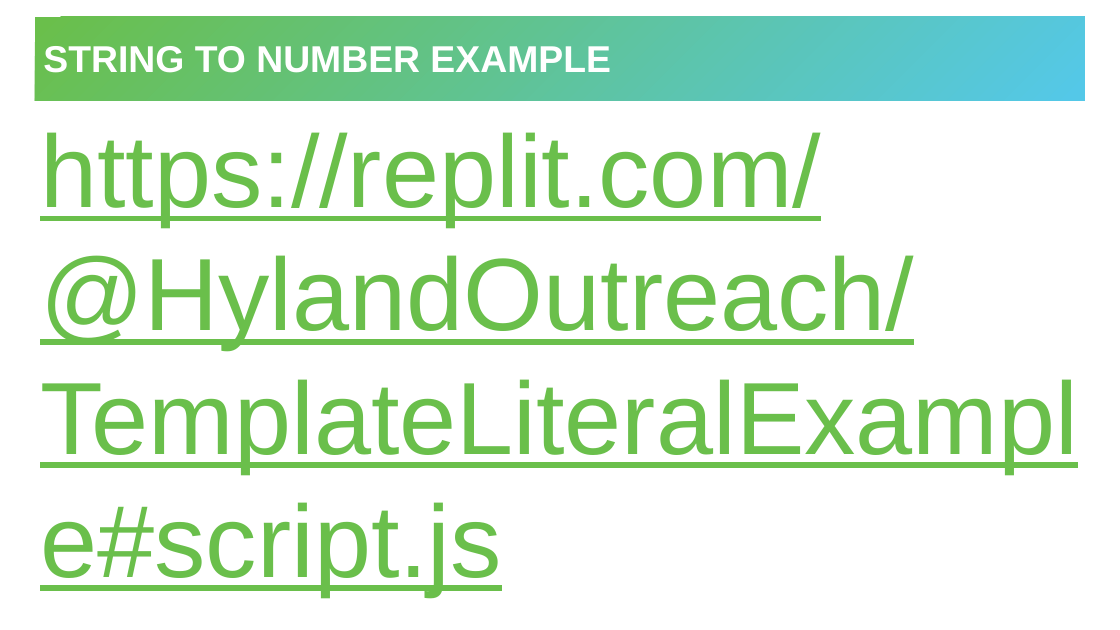
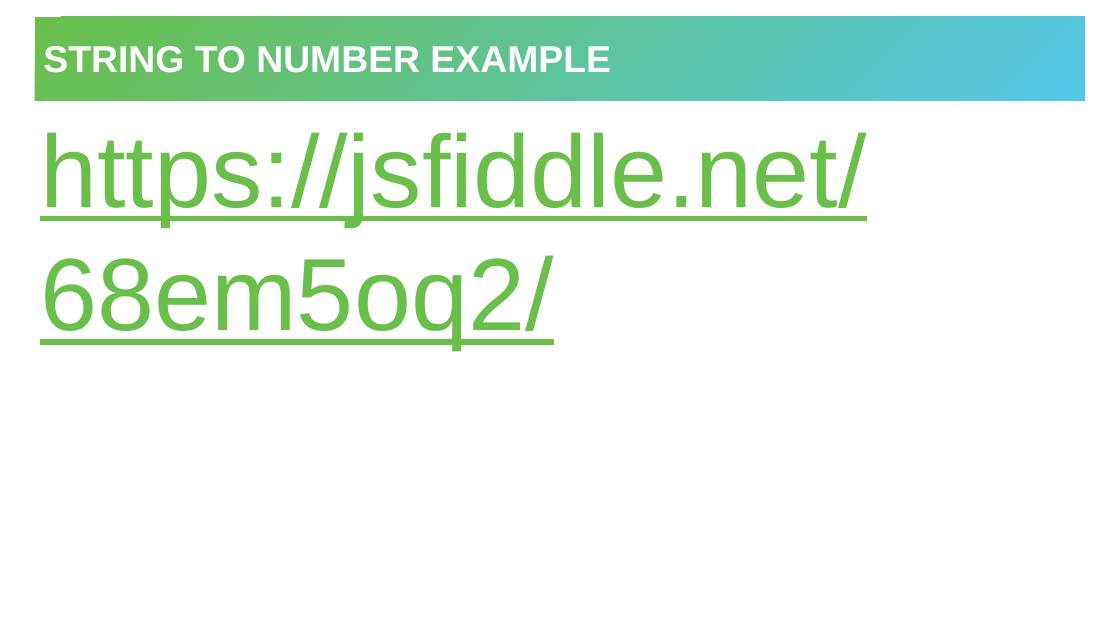
Before and after one commit to hytechclub/web-102, a slide deck: slide 23 of DataTypes/DataTypes.pptx. Drawn at 1120x630 pixels with LibreOffice and Linux fonts; fonts in the diff are those of the drawing. Boxes give left, top, right and bottom in pixels: in the first picture for what was removed or moved away, otherwise in the second. Text is boxed around its words. In the diff, an @@ line names an element or a change of style, - is before the commit and + after.

```diff
--- a/DataTypes/DataTypes.pptx
+++ b/DataTypes/DataTypes.pptx
@@ text at <box>40,132,866,350</box>: text changed @@
-https://replit.com/@HylandOutreach/TemplateLiteralExample#script.js
+https://jsfiddle.net/68em5oq2/
```
Also in this commit, not shown: 1 other slide changed, 8 other files.
